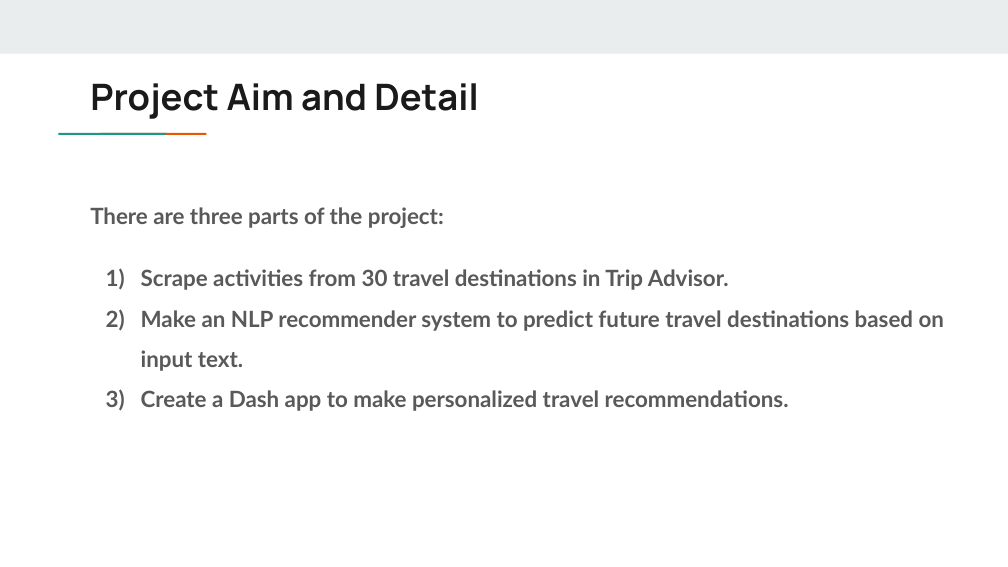
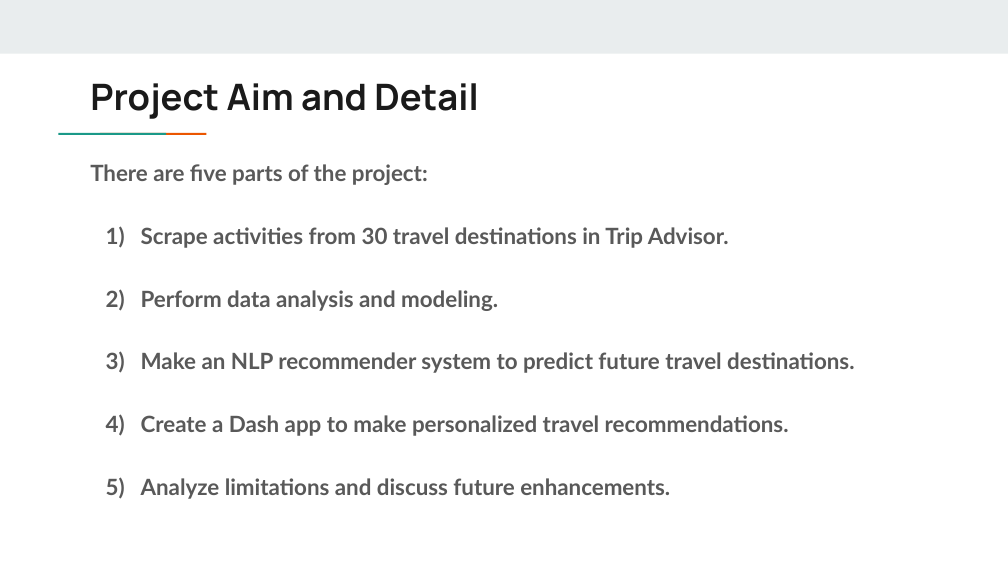
Before and after one commit to matthewshawnkehoe/Data-Science-Projects, a slide deck: slide 3 of Capstone Projects/Final_Capstone_NLP_Search_Recommendation/Recommender_System_Trip_Advisor.pptx. Drawn at 1008x567 pixels with LibreOffice and Linux fonts; fonts in the diff are those of the drawing. Boxes give left, top, right and bottom in pixels: in the first picture for what was removed or moved away, otherwise in the second. Text is boxed around its words. In the diff, an @@ line names an element or a change of style, - is before the commit and + after.

```diff
--- a/Capstone Projects/Final_Capstone_NLP_Search_Recommendation/Recommender_System_Trip_Advisor.pptx
+++ b/Capstone Projects/Final_Capstone_NLP_Search_Recommendation/Recommender_System_Trip_Advisor.pptx
@@ text "There are five parts of ...": place and size @@
-text "There are five parts of ..." at box(90, 207, 944, 411)
+text "There are five parts of ..." at box(90, 164, 854, 499)
@@ text at box(90, 164, 428, 185): text changed @@
-There are three parts of the project:
+There are five parts of the project:
@@ text at box(141, 290, 854, 373): text changed @@
-2) Make an NLP recommender system to predict future travel destinations based on input text.
+2) Perform data analysis and modeling.
+3) Make an NLP recommender system to predict future travel destinations.
@@ text at box(141, 415, 789, 436): more space between paragraphs @@
@@ text at box(141, 478, 670, 499): paragraph added @@
+5) Analyze limitations and discuss future enhancements.
```
Also in this commit, not shown: 1 other slide changed, 5 slides added.
